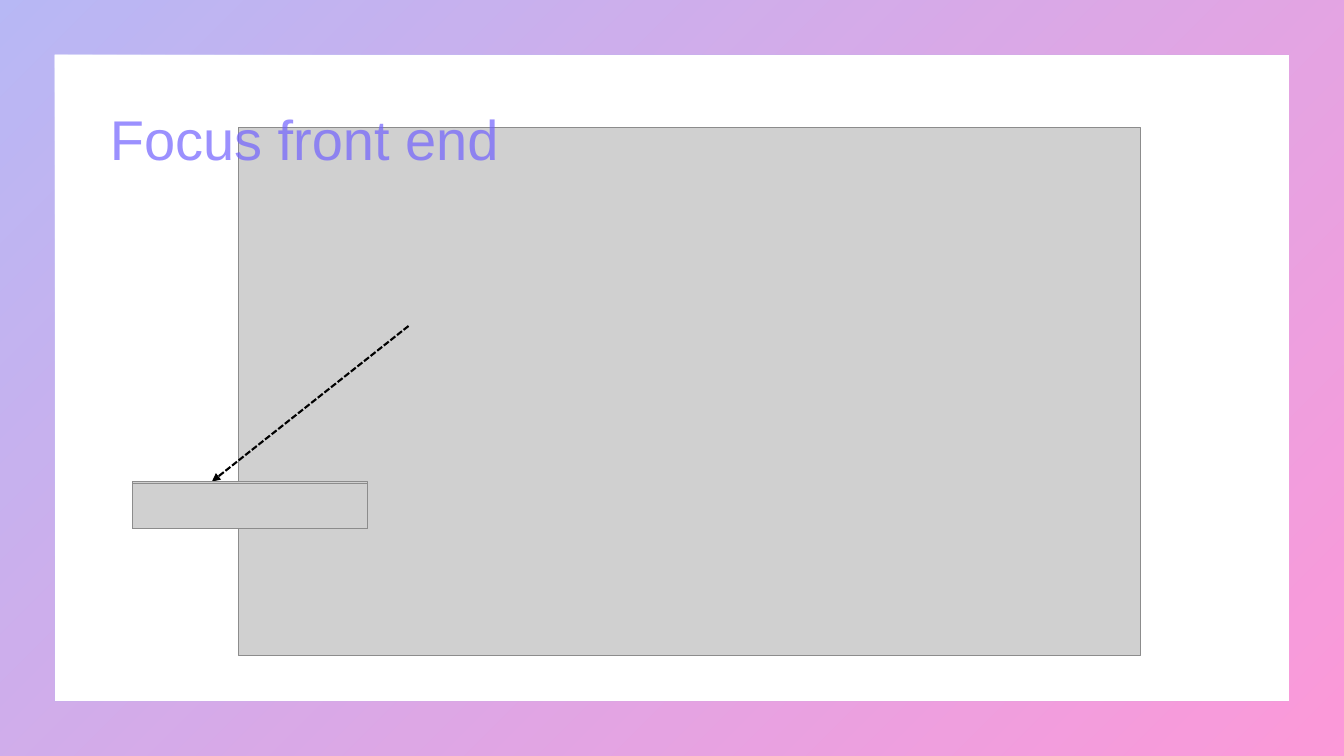
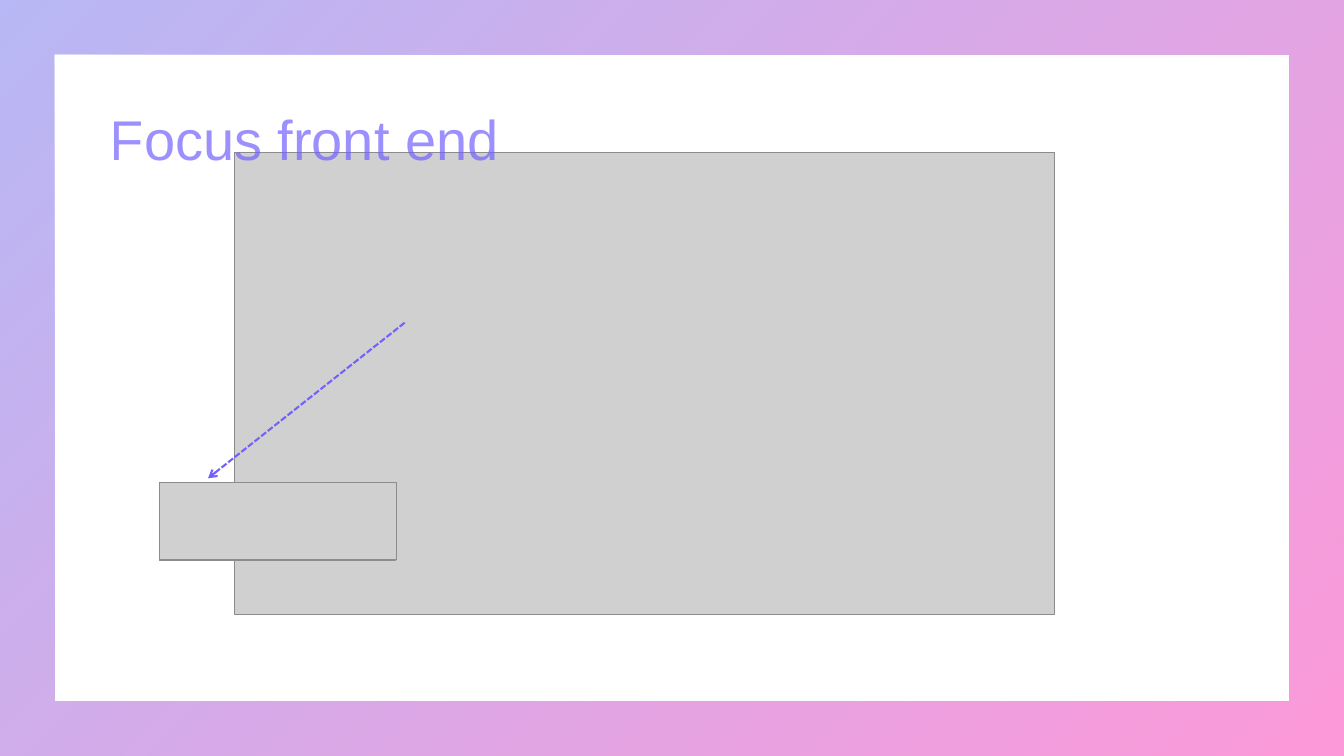
Before and after one commit to mapette/sos_immo_backend, a slide deck: slide 6 of doc/présentation V3.pptx. Drawn at 1344x756 pixels with LibreOffice and Linux fonts; fonts in the diff are those of the drawing; grey boxes stand for pictures. Boxes give left, top, right and bottom in pixels: in the first picture for what was removed or moved away, otherwise in the second. Text is boxed around its words. In the diff, an @@ line names an element or a change of style, - is before the commit and + after.

```diff
--- a/doc/présentation V3.pptx
+++ b/doc/présentation V3.pptx
@@ picture: place and size @@
-picture at (238,127,1140,655)
+picture at (234,153,1055,615)
@@ arrow moved from (408, 326) - (212, 482) to (404, 323) - (208, 479) @@
@@ arrow (404, 323) - (208, 479): stroke #000000 1.5 pt dashed to #7162FE 1.5 pt dashed; arrowheads changed @@
@@ picture removed at (132,486,222,529) @@
@@ picture removed at (132,482,367,529) @@
@@ picture removed at (133,484,367,529) @@
@@ picture added at (159,484,395,561) @@
@@ picture added at (159,482,396,560) @@
@@ picture added at (162,485,251,559) @@
```
Also in this commit, not shown: 1 other slide changed, 3 other files.
